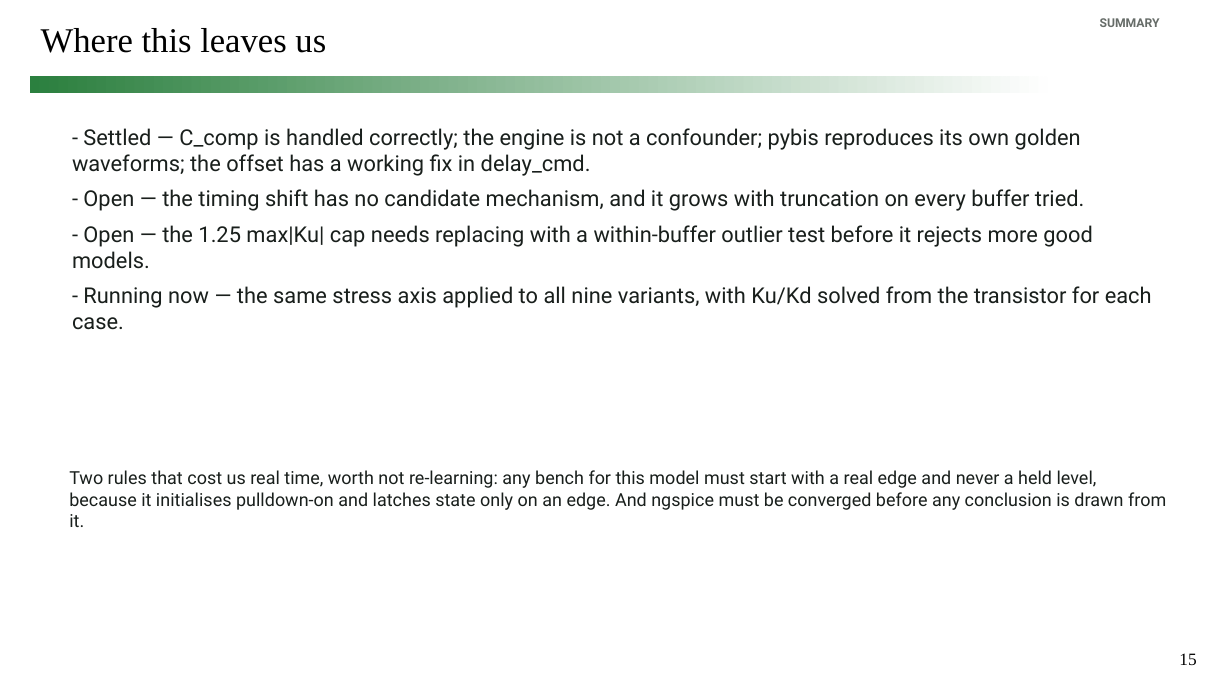
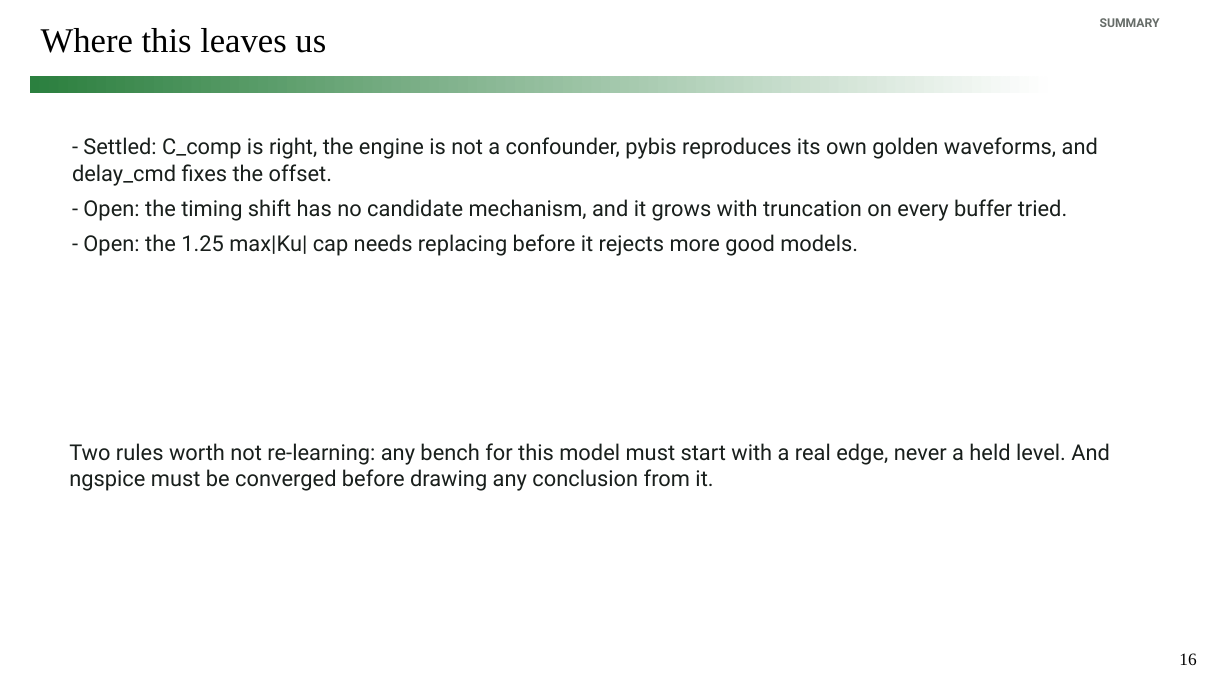
Before and after one commit to simon9721/ibis_comparison, a slide deck: slide 16 of results/meeting_deck_2026-09-04/ibis_pybis_status_2026-09-04.pptx (slide 15 before the commit). Drawn at 1232x693 pixels with LibreOffice and Linux fonts; fonts in the diff are those of the drawing. Boxes give left, top, right and bottom in pixels: in the first picture for what was removed or moved away, otherwise in the second. Text is boxed around its words. In the diff, an @@ line names an element or a change of style, - is before the commit and + after.

```diff
--- a/results/meeting_deck_2026-09-04/ibis_pybis_status_2026-09-04.pptx
+++ b/results/meeting_deck_2026-09-04/ibis_pybis_status_2026-09-04.pptx
@@ text at (x1=72, y1=137, x2=1098, y2=256): text changed @@
-- Settled — C_comp is handled correctly; the engine is not a confounder; pybis reproduces its own golden waveforms; the offset has a working fix in delay_cmd.
-- Open — the timing shift has no candidate mechanism, and it grows with truncation on every buffer tried.
-- Open — the 1.25 max|Ku| cap needs replacing with a within-buffer outlier test before it rejects more good models.
-- Running now — the same stress axis applied to all nine variants, with Ku/Kd solved from the transistor for each case.
+- Settled: C_comp is right, the engine is not a confounder, pybis reproduces its own golden waveforms, and delay_cmd fixes the offset.
+- Open: the timing shift has no candidate mechanism, and it grows with truncation on every buffer tried.
+- Open: the 1.25 max|Ku| cap needs replacing before it rejects more good models.
@@ text at (x1=69, y1=443, x2=1110, y2=491): text changed; size 14 to 17 pt @@
-Two rules that cost us real time, worth not re-learning: any bench for this model must start with a real edge and never a held level, because it initialises pulldown-on and latches state only on an edge. And ngspice must be converged before any conclusion is drawn from it.
+Two rules worth not re-learning: any bench for this model must start with a real edge, never a held level. And ngspice must be converged before drawing any conclusion from it.
@@ page number at (x1=1179, y1=653, x2=1196, y2=665): text changed @@
-15
+16
```
Also in this commit, not shown: 12 other slides changed, 2 slides added, 1 slide removed, 9 other files.
